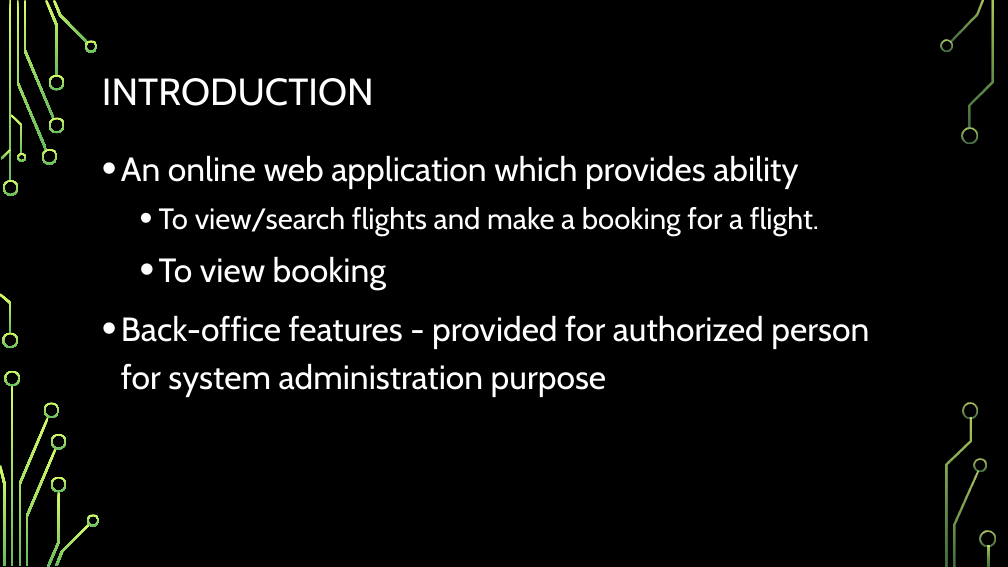
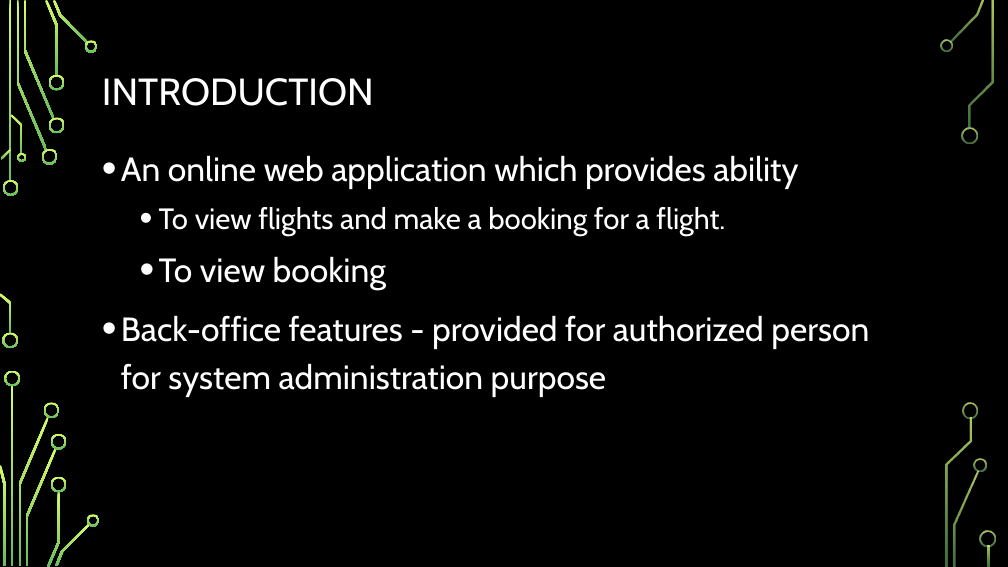
Before and after one commit to nbbon/fms, a slide deck: slide 4 of document/Saigonese-Flight-Management-System.pptx. Drawn at 1008x567 pixels with LibreOffice and Linux fonts; fonts in the diff are those of the drawing; background and template pictures are left out. Boxes give left, top, right and bottom in pixels: in the first picture for what was removed or moved away, otherwise in the second. Text is boxed around its words. In the diff, an @@ line names an element or a change of style, - is before the commit and + after.

```diff
--- a/document/Saigonese-Flight-Management-System.pptx
+++ b/document/Saigonese-Flight-Management-System.pptx
@@ text at [159,207,725,236]: text changed @@
-  • To view/search flights and make a booking for a flight.
+  • To view flights and make a booking for a flight.
```
Also in this commit, not shown: 1 other slide changed, 8 other files.
